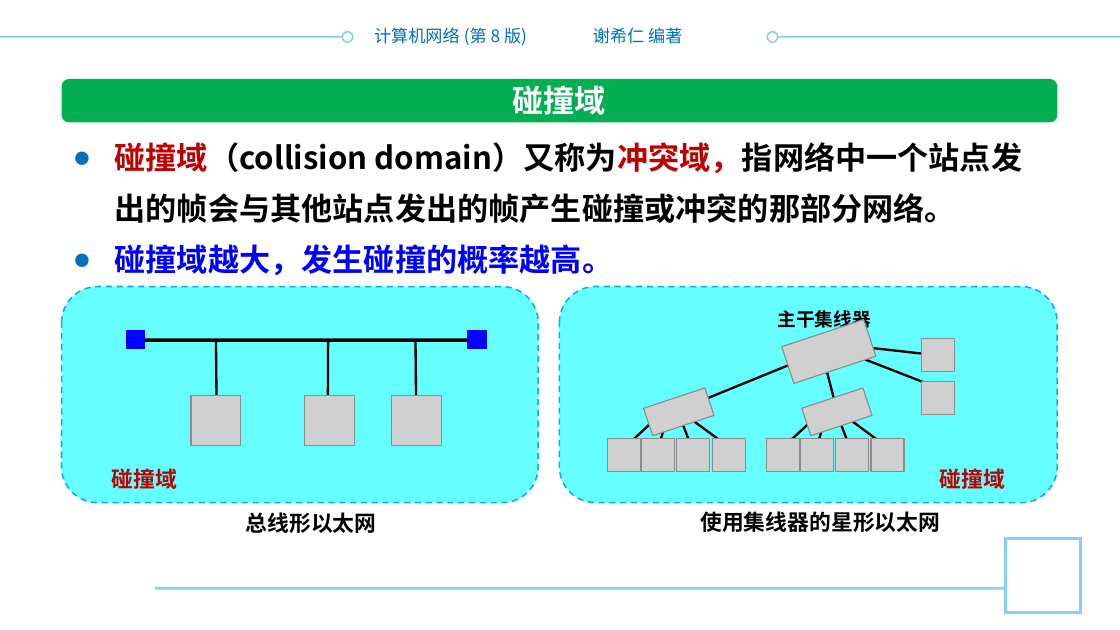
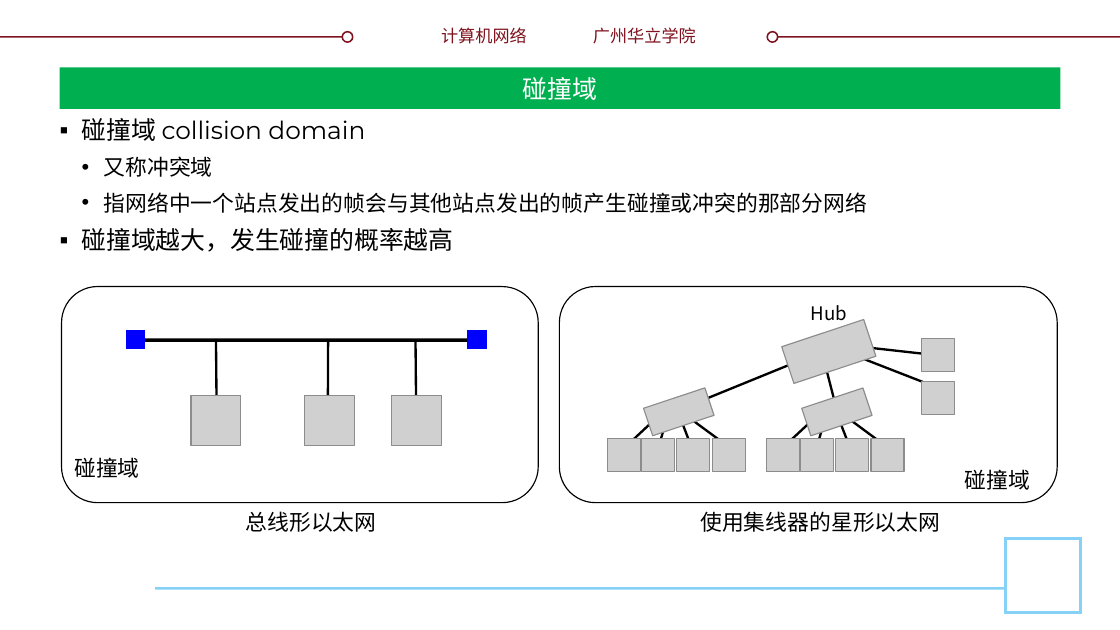
Before and after one commit to glplaman/glplaman.github.io, a slide deck: slide 98 of network/ppt/chap3.pptx. Drawn at 1120x630 pixels with LibreOffice and Linux fonts; fonts in the diff are those of the drawing; grey boxes stand for pictures; background and template pictures are left out. Boxes give left, top, right and bottom in pixels: in the first picture for what was removed or moved away, otherwise in the second. Text is boxed around its words. In the diff, an @@ line names an element or a change of style, - is before the commit and + after.

```diff
--- a/network/ppt/chap3.pptx
+++ b/network/ppt/chap3.pptx
@@ text at (441, 27, 527, 44): text changed; text colour #0070C0 to #7F131F @@
-计算机网络 (第 8 版)
+计算机网络
@@ text at (593, 27, 696, 44): text changed; text colour #0070C0 to #7F131F @@
-谢希仁 编著
+广州华立学院
@@ line (0, 37) - (353, 37): stroke #84CFF5 1 pt to #7F131F 1 pt @@
@@ ellipse at (343, 31, 353, 41): outline #84CFF5 1 pt to #7F131F 1 pt @@
@@ ellipse at (767, 31, 777, 41): outline #84CFF5 1 pt to #7F131F 1 pt @@
@@ line (767, 37) - (1120, 37): stroke #84CFF5 1 pt to #7F131F 1 pt @@
@@ title "碰撞域": place and size @@
-title "碰撞域" at (513, 85, 606, 115)
+title "碰撞域" at (59, 67, 1061, 109)
@@ title "碰撞域" at (59, 67, 1061, 109): size 20 to 16 pt, font Noto Sans CJK SC to Montserrat, bold off; vertical alignment top to middle; fill none to #00B050 @@
@@ rounded rectangle removed at (62, 80, 1057, 123) @@
@@ text at (82, 118, 868, 252): text changed; size 20 to 14 pt; font Noto Sans CJK SC to Montserrat; bold off @@
-● 碰撞域（collision domain）又称为冲突域，指网络中一个站点发出的帧会与其他站点发出的帧产生碰撞或冲突的那部分网络。
-● 碰撞域越大，发生碰撞的概率越高。
+▪ 碰撞域 collision domain
+  • 又称冲突域
+  • 指网络中一个站点发出的帧会与其他站点发出的帧产生碰撞或冲突的那部分网络
+▪ 碰撞域越大，发生碰撞的概率越高
@@ rounded rectangle at (62, 287, 539, 503): fill #66FFFF to none; outline #00B0F0 1 pt dashed to #000000 0.75 pt @@
@@ rounded rectangle at (559, 287, 1056, 503): fill #66FFFF to none; outline #00B0F0 1 pt dashed to #000000 0.75 pt @@
@@ text at (811, 305, 847, 326): text changed; bold off @@
-主干集线器
+Hub
@@ text "碰撞域" at (74, 457, 139, 478): text colour #C00000 to #000000, bold off @@
@@ text "碰撞域": place and size @@
-text "碰撞域" at (112, 465, 177, 493)
+text "碰撞域" at (74, 457, 139, 478)
@@ text "碰撞域": place and size @@
-text "碰撞域" at (940, 465, 1005, 493)
+text "碰撞域" at (965, 469, 1030, 490)
@@ text "碰撞域" at (965, 469, 1030, 490): text colour #C00000 to #000000, bold off @@
@@ text "总线形以太网" at (246, 511, 377, 532): font Noto Sans CJK SC to Montserrat, bold off @@
@@ text "使用集线器的星形以太网" at (700, 511, 940, 532): font Noto Sans CJK SC to Montserrat, bold off @@
```
Also in this commit, not shown: 148 other slides changed, 2 slides added, 2 slides removed, 9 other files.
